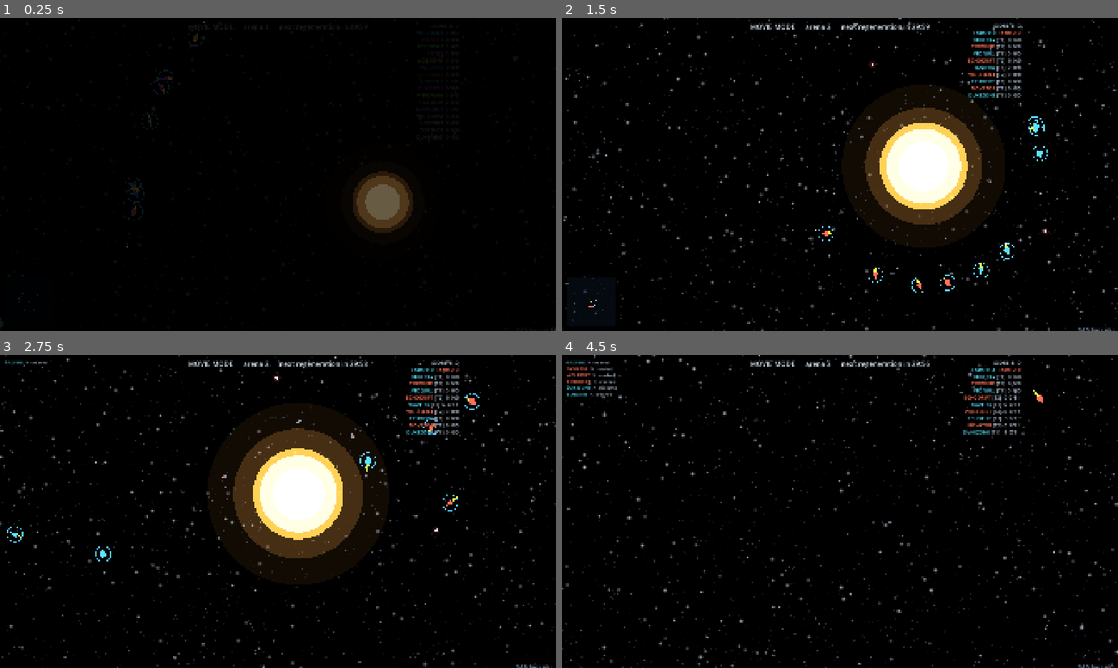
Above: before the commit, frames 1-4 (two rows, left to right).
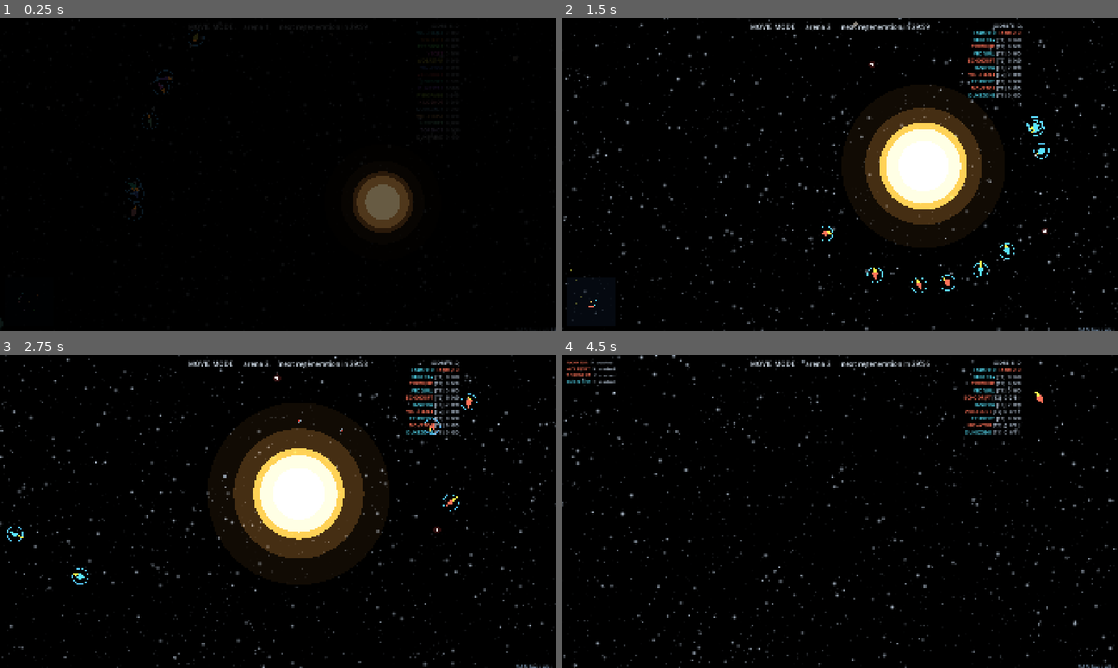
Above: after the commit, the same moments.

Repository: CryptoJones/XSpaceWar-AI
Game: Godot game, scene res://src/ui/main.tscn
Two runs of this game, one before a commit and one after it. Both use one fixed random seed, a clock stepped at 60 frames per second and the inputs below.
Inputs (mouse positions are in pixels of both pictures, inside the frame that each line leads up to):
- Up to frame 1 (0.25 s): no input
- Up to frame 2 (1.5 s): tap Enter at 0.5 s; move the mouse to (962, 158) at 0.52 s; hold D 0.53-1.25 s; tap Shift at 0.6 s; click (962, 158) at 0.67 s; tap Space at 0.77 s; click "WATCH — Movie Mode" at 1.25 s
- Up to frame 3 (2.75 s): move the mouse to (166, 527) at 2.02 s; hold S from 2.03 s (still down); tap M at 2.1 s; tap Space at 2.27 s
- Up to frame 4 (4.5 s): move the mouse to (895, 442) at 2.77 s; release S at 2.78 s; hold D 2.78-3.53 s; hold Enter 2.78-3.53 s; move the mouse to (812, 574) at 3.52 s; hold W 3.53-4.28 s; tap Tab at 3.6 s; click (812, 574) at 3.67 s; tap Space at 3.77 s; move the mouse to (1006, 558) at 4.27 s; hold A from 4.28 s (still down); tap N at 4.35 s

The runs differ from the first frame. In frame 1, less than 0.1% of the frame differs, in the area x 22-37%, y 1-74%; in frame 2, 0.3%; in frame 3, 0.6%; in frame 4, 4.8%, in the area x 0-100%, y 0-100%.

Commit message:
v1.7.22: review batch 1 — CI gates, panel input leak, bot fire solution
- ci.yml: set -o pipefail on all five test steps (test failures were
  masked by tee; only SCRIPT ERROR grep gated) + chmod +x the Linux
  binary before zipping releases (download-artifact strips modes)
- main.gd: _modal_open()/_refresh_input_gate() — every modal surface
  (menu, keys/replays/stats panels, credits, splash) now gates ship
  input and solo pause; net driver lambdas gate on modal state too
- bot_controller: shared _lead_angle() helper; fire gate checks the
  nose against the firing solution instead of the nav heading (no more
  firing backwards while fleeing); difficulty preset aggression
  multiplies the temperament roll again (was dead since the rework)
- new test: fleeing bot with enemy directly behind fires zero torpedoes

Co-Authored-By: Claude Fable 5 <noreply@anthropic.com>

Diff:
--- a/project.godot
+++ b/project.godot
@@ -6,7 +6,7 @@
 [application]
 
 config/name="XSpaceWar-AI"
-config/version="1.7.21"
+config/version="1.7.22"
 config/description="A modern, AI-driven networked space-fighter — a 2026 reimagining of the classic networked Spacewar! / xspacewar. Apache 2.0."
 run/main_scene="res://src/ui/main.tscn"
 config/features=PackedStringArray("4.6", "Forward Plus")
--- a/src/gameplay/ai/bot_controller.gd
+++ b/src/gameplay/ai/bot_controller.gd
@@ -81,7 +81,10 @@
 	roam = _rng.randi_range(1, 100) if p_roam < 0 else clampi(p_roam, 1, 100)
 	aggression = _rng.randi_range(1, 100) if p_aggression < 0 else clampi(p_aggression, 1, 100)
 	if p_aggression < 0:
-		aggression = clampi(int(float(aggression) * float(pp["aggr"])), 1, 100)
+		# Personality tilts the roll; difficulty scales it (rookies hunt
+		# gently, insane pilots relentlessly).
+		aggression = clampi(int(float(aggression) * float(pp["aggr"])
+			* float(_p["aggression"])), 1, 100)
 
 static func difficulty_from_name(n: String) -> int:
 	match n.to_lower():
@@ -177,6 +180,18 @@
 			if (ship.pos + ship.vel * t).distance_to(m.pos + m.vel * t) < margin:
 				return m
 	return null
+
+## The lead-aim firing solution angle for hitting `target` from `ship`
+## (iterative intercept against relative velocity) — shared by the attack
+## steering and the fire gate so bots only shoot when the shot can land.
+func _lead_angle(ship: SimShip, target: SimShip) -> float:
+	var muzzle := world.config.torpedo_speed
+	var rel := target.pos - ship.pos
+	var t_hit := rel.length() / maxf(muzzle, 1.0)
+	for _i in range(2):
+		var predicted := rel + (target.vel - ship.vel) * t_hit
+		t_hit = predicted.length() / maxf(muzzle, 1.0)
+	return (rel + (target.vel - ship.vel) * t_hit).angle()
 
 ## This pilot's preferred hunting ring radius around the star.
 func _roam_radius(star_r: float) -> float:
@@ -295,13 +310,8 @@
 		return
 
 	# 2) Lead-aim: predict intercept accounting for relative velocity.
-	var muzzle := world.config.torpedo_speed
 	var rel := target.pos - ship.pos
-	var t_hit := rel.length() / maxf(muzzle, 1.0)
-	for _i in range(2):  # refine the intercept time twice
-		var predicted := rel + (target.vel - ship.vel) * t_hit
-		t_hit = predicted.length() / maxf(muzzle, 1.0)
-	var aim := rel + (target.vel - ship.vel) * t_hit
+	var aim := Vector2.from_angle(_lead_angle(ship, target))
 	_want_angle = aim.angle() + _aim_noise
 
 	# 3) Range management per personality; slingshotters bias their approach
@@ -321,11 +331,14 @@
 		ship.in_turn = 0.0
 	ship.in_thrust = _want_thrust
 
-	# Fire when lined up, in range, and armed.
+	# Fire when the NOSE crosses the firing solution, in range, and armed —
+	# delta only measures error to the nav heading, which in flee/patrol
+	# modes points away from the enemy entirely.
 	var target := world.ship_by_id(_target_id)
-	if target != null and ship.ammo > 0 and absf(delta) < float(_p["fire_cone"]):
-		var dist := ship.pos.distance_to(target.pos)
-		if dist < _fire_range:
+	if target != null and ship.ammo > 0:
+		var sol_err := absf(wrapf(_lead_angle(ship, target) - ship.angle, -PI, PI))
+		if sol_err < float(_p["fire_cone"]) \
+				and ship.pos.distance_to(target.pos) < _fire_range:
 			ship.in_fire = true
 
 	# Defensive mining: brawlers and opportunists drop one when an enemy is
--- a/src/ui/main.gd
+++ b/src/ui/main.gd
@@ -763,6 +763,7 @@
 	_credits.visible = true
 
 func _end_credits() -> void:
+	_refresh_input_gate_deferred()
 	if not _credits.visible:
 		return
 	_credits.visible = false
@@ -772,6 +773,7 @@
 		set_menu_visible(true)
 
 func _dismiss_splash() -> void:
+	_refresh_input_gate_deferred()
 	_splash.visible = false
 	set_menu_visible(true)
 
@@ -779,14 +781,29 @@
 	set_menu_visible(false)
 	_start_credits(false)
 
+## True while ANY modal UI sits over the game: the menu, a panel, the
+## credits roll, or the splash. Ship input must never flow then.
+func _modal_open() -> bool:
+	return _menu.visible or _keys_panel.visible or _replays_panel.visible \
+		or _stats_panel.visible or _credits.visible or _splash.visible
+
+## Re-derive the input/pause gates from modal state. Call after ANY
+## menu/panel visibility change — keystrokes in a rebind panel must not
+## fly the live ship (solo OR networked).
+func _refresh_input_gate() -> void:
+	var blocked := _modal_open()
+	view.input_enabled = not blocked and session.human_ship_id >= 0
+	# Modal UI pauses SOLO skirmishes only — Movie Mode keeps playing as the
+	# attract backdrop, and net/replay sessions own their own time.
+	view.sim_paused = blocked and session.human_ship_id >= 0 \
+		and net_host == null and net_client == null and replay_player == null
+
+func _refresh_input_gate_deferred() -> void:
+	_refresh_input_gate.call_deferred()
+
 func set_menu_visible(v: bool) -> void:
 	_menu.visible = v
-	# Human input only flows when the menu is closed during a skirmish.
-	view.input_enabled = not v and session.human_ship_id >= 0
-	# Opening the menu pauses SOLO skirmishes only — Movie Mode keeps playing
-	# as the attract backdrop, and net/replay sessions own their own time.
-	view.sim_paused = v and session.human_ship_id >= 0 \
-		and net_host == null and net_client == null and replay_player == null
+	_refresh_input_gate()
 
 func _on_play_pressed() -> void:
 	_teardown_net()
@@ -850,7 +867,9 @@
 		if (key_pressed and event.physical_keycode == KEY_ESCAPE) \
 				or (pad_pressed and event.button_index == JOY_BUTTON_START):
 			_replays_panel.visible = false
+			_refresh_input_gate()
 			_stats_panel.visible = false
+			_refresh_input_gate()
 			set_menu_visible(true)
 		return
 	if key_pressed and event.physical_keycode == KEY_F3:
@@ -923,7 +942,7 @@
 		net_host = null
 		return
 	view.external_driver = func(dt: float): net_host.update(dt,
-		view.gather_local_input() if not _menu.visible else {})
+		view.gather_local_input() if not _modal_open() else {})
 	_maybe_start_recording()
 	_net_status.text = "Hosting LAN on UDP %d%s — players on your network see you automatically." \
 		% [bound_port, "" if bound_port == NetHost.DEFAULT_PORT else " (default was busy)"]
@@ -964,7 +983,7 @@
 	view.session = net_client.session
 	hud.session = net_client.session
 	view.external_driver = func(dt: float): net_client.update(dt,
-		view.gather_local_input() if not _menu.visible else {})
+		view.gather_local_input() if not _modal_open() else {})
 	_net_status.text = ""
 	_save_settings()
 	set_menu_visible(false)
@@ -1040,7 +1059,7 @@
 		return
 	_shown_room_code = ""
 	view.external_driver = func(dt: float): net_host.update(dt,
-		view.gather_local_input() if not _menu.visible else {})
+		view.gather_local_input() if not _modal_open() else {})
 	_net_status.text = "Registering with relay…"
 	_save_settings()
 	set_menu_visible(false)
@@ -1080,7 +1099,7 @@
 	view.session = net_client.session
 	hud.session = net_client.session
 	view.external_driver = func(dt: float): net_client.update(dt,
-		view.gather_local_input() if not _menu.visible else {})
+		view.gather_local_input() if not _modal_open() else {})
 	_net_status.text = ""
 	set_menu_visible(false)
 
@@ -1280,6 +1299,7 @@
 	_keys_panel = CanvasLayer.new()
 	_keys_panel.layer = 26
 	_keys_panel.visible = false
+	_refresh_input_gate()
 	var center := CenterContainer.new()
 	center.set_anchors_preset(Control.PRESET_FULL_RECT)
 	_keys_panel.add_child(center)
@@ -1346,9 +1366,11 @@
 	_awaiting_rebind = ""
 	set_menu_visible(false)
 	_keys_panel.visible = true
+	_refresh_input_gate()
 
 func _close_keys_panel() -> void:
 	_keys_panel.visible = false
+	_refresh_input_gate()
 	_awaiting_rebind = ""
 	_save_settings()
 	_rebuild_splash()
@@ -1365,6 +1387,7 @@
 	_stats_panel = CanvasLayer.new()
 	_stats_panel.layer = 25
 	_stats_panel.visible = false
+	_refresh_input_gate()
 	var center := CenterContainer.new()
 	center.set_anchors_preset(Control.PRESET_FULL_RECT)
 	_stats_panel.add_child(center)
@@ -1420,6 +1443,7 @@
 		_stats_list.set_item_metadata(idx, e)
 	set_menu_visible(false)
 	_stats_panel.visible = true
+	_refresh_input_gate()
 
 func _on_stats_selected(idx: int) -> void:
 	var e: Variant = _stats_list.get_item_metadata(idx)
@@ -1439,6 +1463,7 @@
 	_replays_panel = CanvasLayer.new()
 	_replays_panel.layer = 25
 	_replays_panel.visible = false
+	_refresh_input_gate()
 	var center := CenterContainer.new()
 	center.set_anchors_preset(Control.PRESET_FULL_RECT)
 	_replays_panel.add_child(center)
@@ -1517,6 +1542,7 @@
 	_refresh_replays_list()
 	set_menu_visible(false)
 	_replays_panel.visible = true
+	_refresh_input_gate()
 
 func _selected_replay_path() -> String:
 	var sel := _replays_list.get_selected_items()
@@ -1541,6 +1567,7 @@
 	_finalize_recording()
 	_teardown_net()
 	_replays_panel.visible = false
+	_refresh_input_gate()
 	var rec := Replay.from_bytes(FileAccess.get_file_as_bytes(path))
 	if rec == null:
 		_net_status.text = "Could not read %s." % path.get_file()
--- a/tests/run_tests.gd
+++ b/tests/run_tests.gd
@@ -34,6 +34,7 @@
 	_test_pick_duel()
 	_test_bot_character()
 	_test_ai_temperament()
+	_test_no_backwards_fire()
 	_test_timid_mining()
 	_test_mines()
 	_test_pickups()
@@ -598,6 +599,28 @@
 	_check("ai: aggression 1 flees from nearby ships", want.dot(away) > 0.4,
 		"dot=%.2f" % want.dot(away))
 
+func _test_no_backwards_fire() -> void:
+	# A fleeing pilot whose nose points away from the enemy must not fire.
+	var cfg := SimConfig.from_seed(404)
+	cfg.wrap_edges = false
+	var w := SimWorld.new(cfg)
+	var runner := w.add_ship()
+	var chaser := w.add_ship()
+	runner.pos = Vector2(6000, 0)
+	runner.angle = 0.0          # nose +x, fleeing direction
+	runner.spawn_grace = 0.0
+	chaser.spawn_grace = 0.0
+	var bot := BotController.new(w, runner.id, BotController.Difficulty.ACE,
+		BotController.Personality.BRAWLER, 50, 1)
+	var dt := 1.0 / 60.0
+	for _i in range(120):
+		chaser.pos = runner.pos - Vector2(500, 0)  # always directly behind
+		chaser.vel = runner.vel
+		bot.update(dt)
+		w.step(dt)
+	_check("ai: no firing away from the target while fleeing",
+		w.torpedoes.is_empty(), "torps=%d" % w.torpedoes.size())
+
 func _test_timid_mining() -> void:
 	# A timid pilot (aggression 1) of a personality OUTSIDE the old
 	# brawler/opportunist gate mines its escape route when chased.
Not shown, changed: .github/workflows/ci.yml
Not shown, changed: CHANGELOG.md
